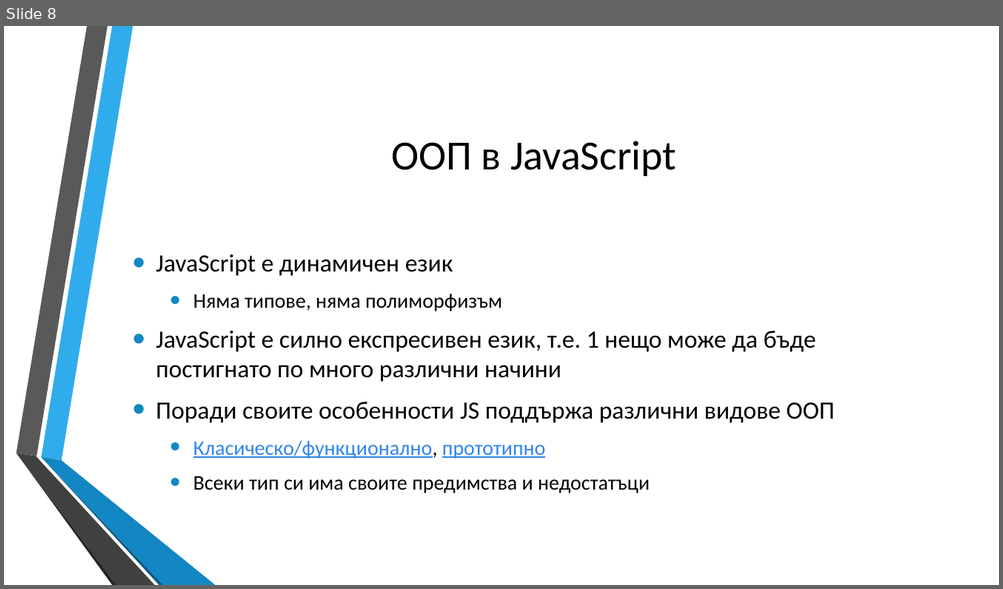
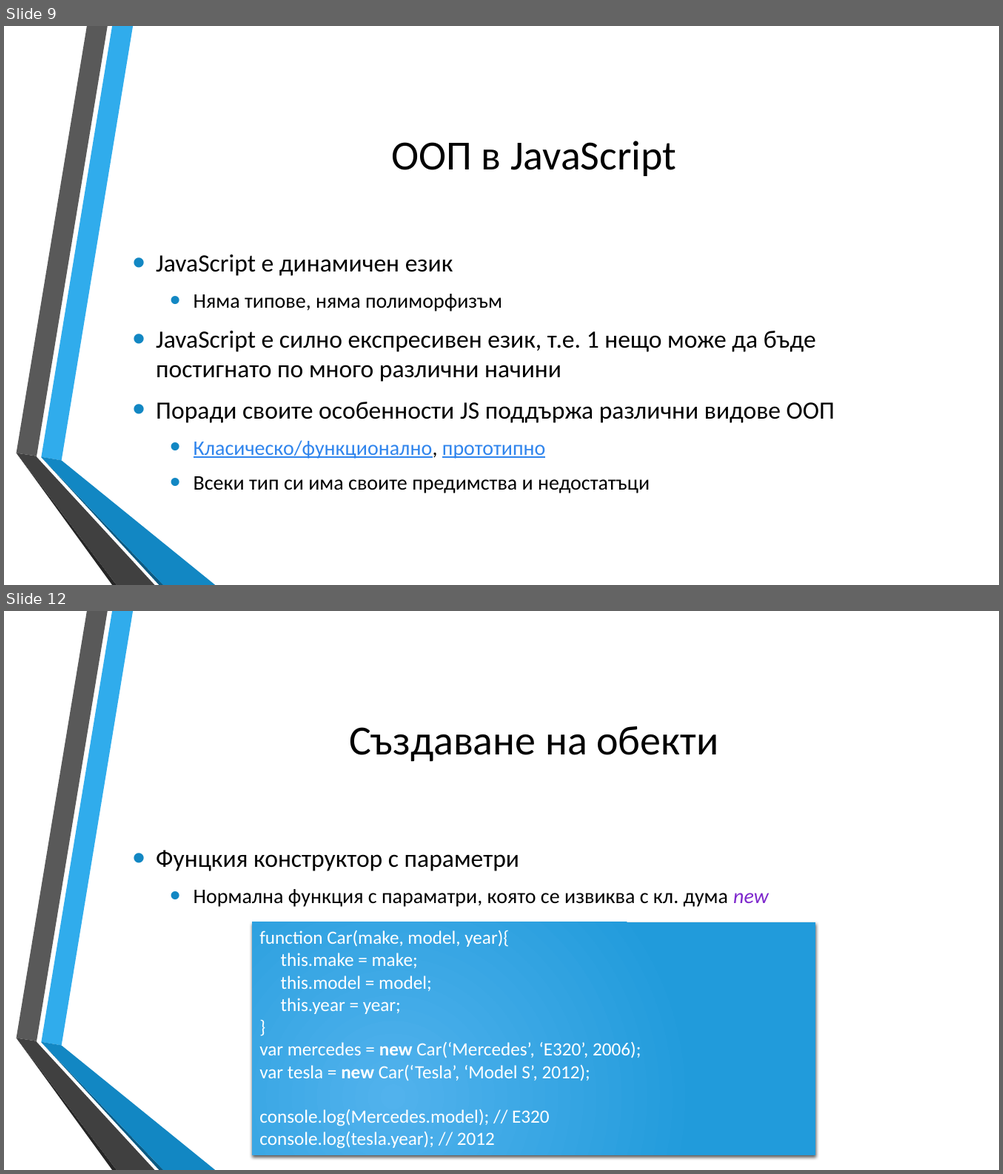
Before and after one commit to dnmitev/IT-Academy, a slide deck: JS Fundamentals/8.OOP/JS-OOP.pptx. Shown one above the other, each under a label of ours: slide 8 before the commit, slides 9 and 12 after it; the slides between them are not shown. The pictures are 1003x589 and 1003x1174 pixels, drawn with LibreOffice and Linux fonts; fonts in the diff are those of the drawing; background and template pictures are left out. Boxes give left, top, right and bottom in pixels: in the first picture for what was removed or moved away, otherwise in the second. Text is boxed around its words. In the diff, an @@ line names an element or a change of style, - is before the commit and + after.

```diff
--- a/JS Fundamentals/8.OOP/JS-OOP.pptx
+++ b/JS Fundamentals/8.OOP/JS-OOP.pptx
@@ slide 12 added at (4, 611, 999, 1170), background picture (left out); not listed: 6 template elements that a slide beside it also shows @@
@@ title added at (349, 726, 718, 762), 40 pt, text #000000 @@
+Създаване на обекти
@@ text added at (156, 850, 768, 907), 20 pt, text #000000 @@
+• Фунцкия конструктор с параметри
+  • Нормална функция с параматри, която се извиква с кл. дума new
@@ rectangle added at (253, 922, 816, 1156), fill gradient #51B3ED to #219CDB, 18 pt, text #FFFFFF @@
+function Car(make, model, year){
+this.make = make;
+this.model = model;
+this.year = year;
+}
+var mercedes = new Car(‘Mercedes’, ‘E320’, 2006);
+var tesla = new Car(‘Tesla’, ‘Model S’, 2012);
+console.log(Mercedes.model); // E320
+console.log(tesla.year); // 2012
@@ what was slide 8 is now slide 9 @@
```
Also in this commit, not shown: 1 slide changed, 18 other slides added, 2 slides removed, 7 other files.
